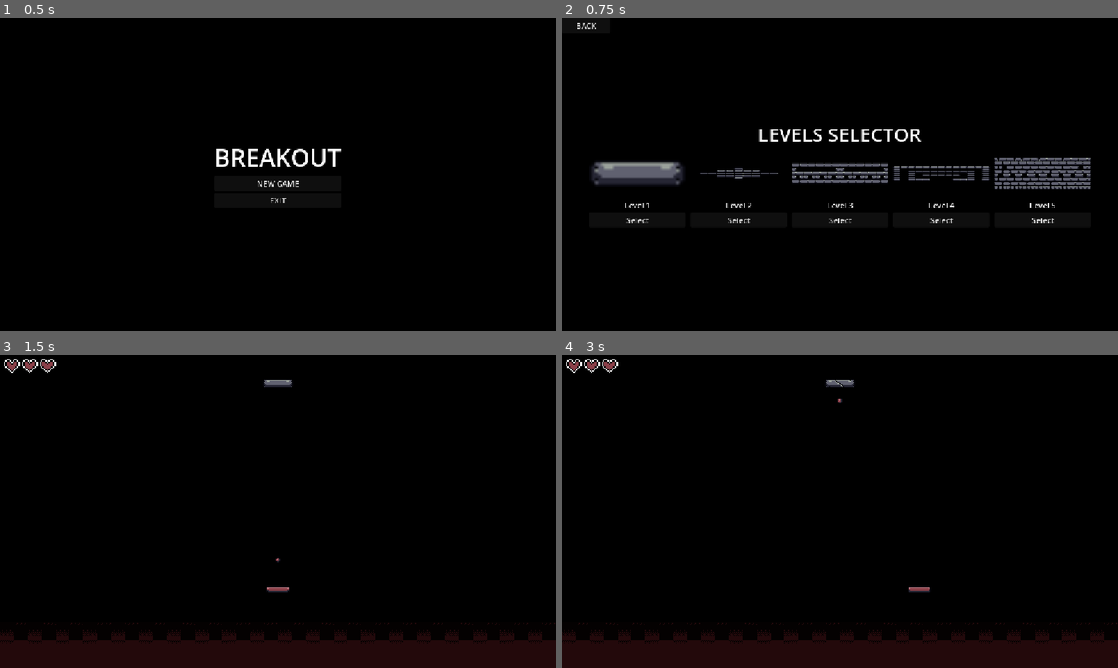
Above: before the commit, frames 1-4 (two rows, left to right).
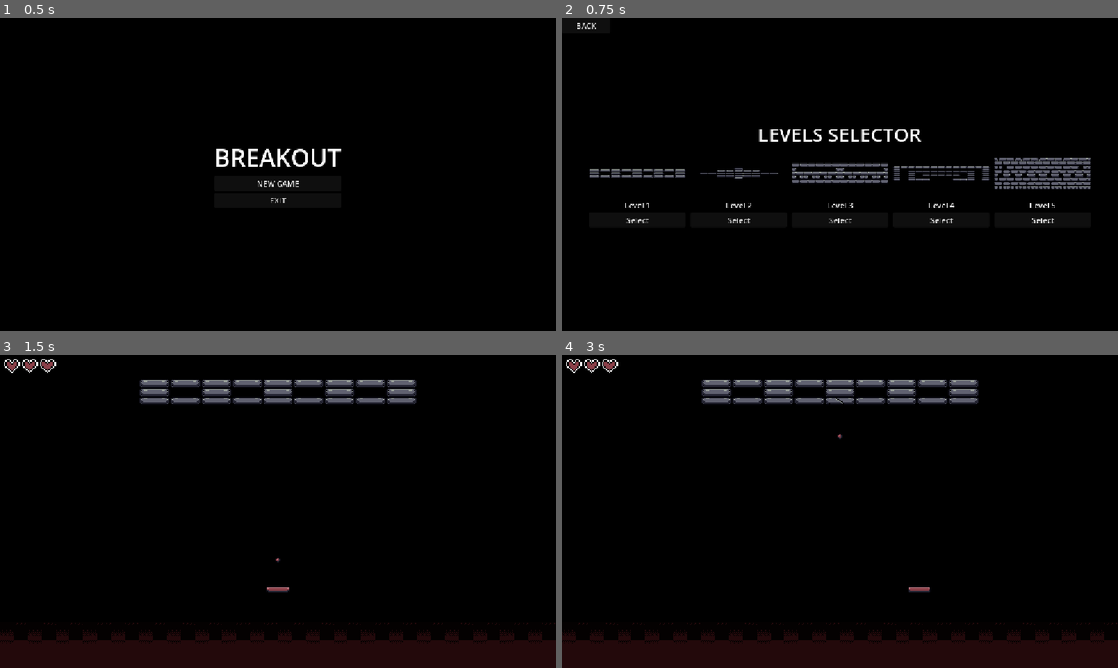
Above: after the commit, the same moments.

Repository: IAidenI/Breakout
Game: Godot game, scene res://ui/menus/screens/main_menu/main_menu.tscn
Same seed, same stepped clock (60 frames per second), same inputs: the game is played once before the commit and once after it.
Inputs:
- Up to frame 1 (0.5 s): no input
- Up to frame 2 (0.75 s): click "NEW GAME" at 0.5 s
- Up to frame 3 (1.5 s): click "Select" at 1.25 s
- Up to frame 4 (3 s): tap Enter at 2 s; hold Right (ui_right) 2.03-2.78 s; tap Space at 2.75 s; hold Left (ui_left) from 2.78 s (still down)

Frame 1 is identical in both runs. In frame 2, 1.1% of the frame differs, in the area x 5-23%, y 46-54%; in frame 3, 2.2%; in frame 4, 2.3%, in the area x 25-75%, y 8-27%.

Commit message:
feat: sélection de niveau avec miniatures et ajout de 5 niveaux

Diff:
--- a/levels/maps/test.tres
+++ /dev/null
@@ -1,8 +0,0 @@
-[gd_resource type="Resource" script_class="LevelData" format=3 uid="uid://ce6ers6tti5if"]
-
-[ext_resource type="Script" uid="uid://hkscrh67h4t0" path="res://levels/level_data.gd" id="1_w6cgp"]
-
-[resource]
-script = ExtResource("1_w6cgp")
-layout = Array[String](["X"])
-metadata/_custom_type_script = "uid://hkscrh67h4t0"
--- a/ui/menus/screens/level_select/level_select.tscn
+++ b/ui/menus/screens/level_select/level_select.tscn
@@ -3,7 +3,7 @@
 [ext_resource type="Script" uid="uid://2js2k8im705i" path="res://ui/menus/screens/level_select/level_select.gd" id="1_tig41"]
 [ext_resource type="PackedScene" uid="uid://gn27g03du1hc" path="res://ui/components/level_card/level_card.tscn" id="2_c5c28"]
 [ext_resource type="Resource" uid="uid://bx3b424uwppwf" path="res://levels/maps/level_02.tres" id="3_dde8m"]
-[ext_resource type="Resource" uid="uid://ce6ers6tti5if" path="res://levels/maps/test.tres" id="3_sdj5t"]
+[ext_resource type="Resource" uid="uid://d1t83raei1hp" path="res://levels/maps/level_01.tres" id="3_nk3qv"]
 [ext_resource type="Resource" uid="uid://c2eakgjcbq5bi" path="res://levels/maps/level_03.tres" id="5_sdj5t"]
 [ext_resource type="Resource" uid="uid://bysqmey127508" path="res://levels/maps/level_04.tres" id="6_xurs4"]
 [ext_resource type="Resource" uid="uid://c71tasnnqh2rx" path="res://levels/maps/level_05.tres" id="7_8wpn5"]
@@ -50,7 +50,7 @@
 [node name="Level_01" parent="CenterContainer/VBoxContainer/HBoxContainer" unique_id=413862430 instance=ExtResource("2_c5c28")]
 layout_mode = 2
 title = "Level 1"
-level = ExtResource("3_sdj5t")
+level = ExtResource("3_nk3qv")
 
 [node name="Level_02" parent="CenterContainer/VBoxContainer/HBoxContainer" unique_id=989679178 instance=ExtResource("2_c5c28")]
 layout_mode = 2
